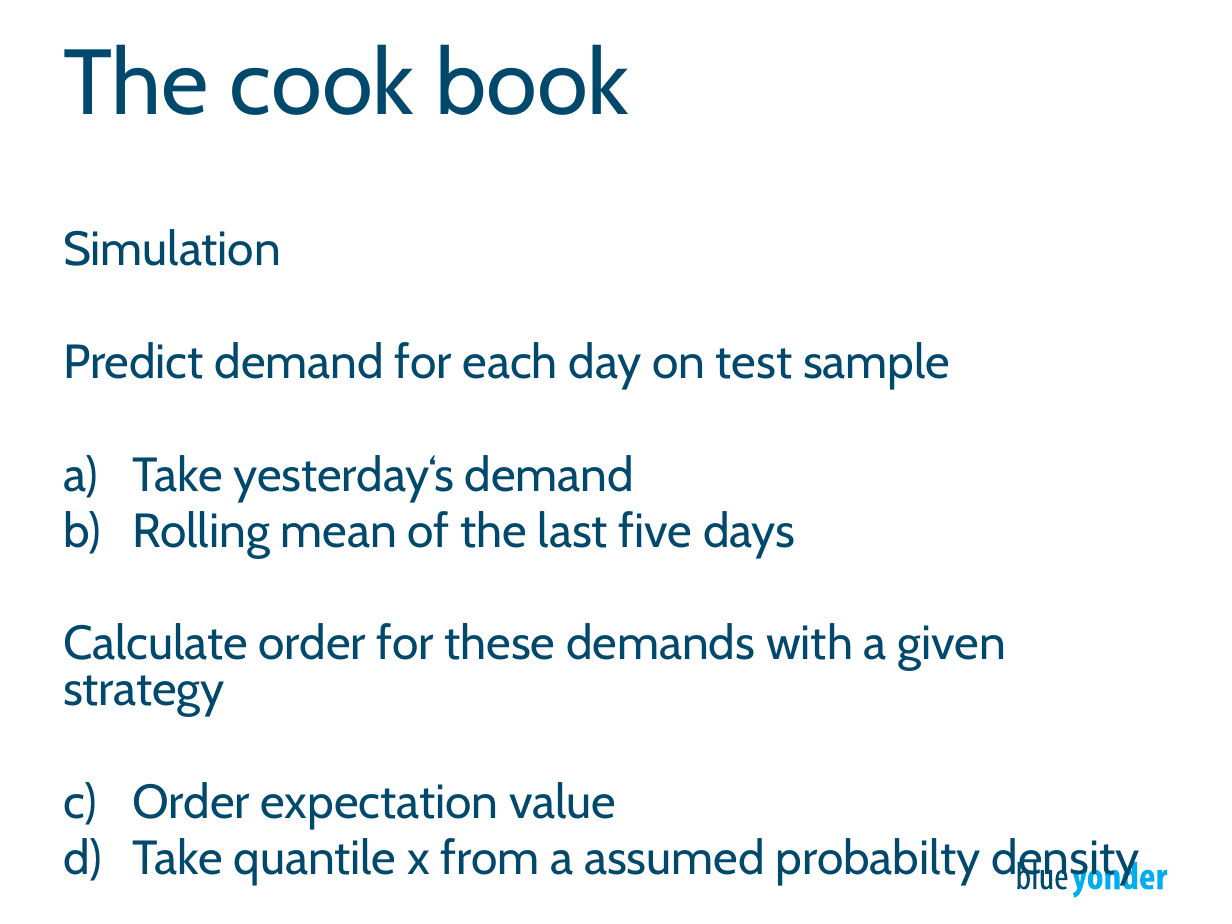
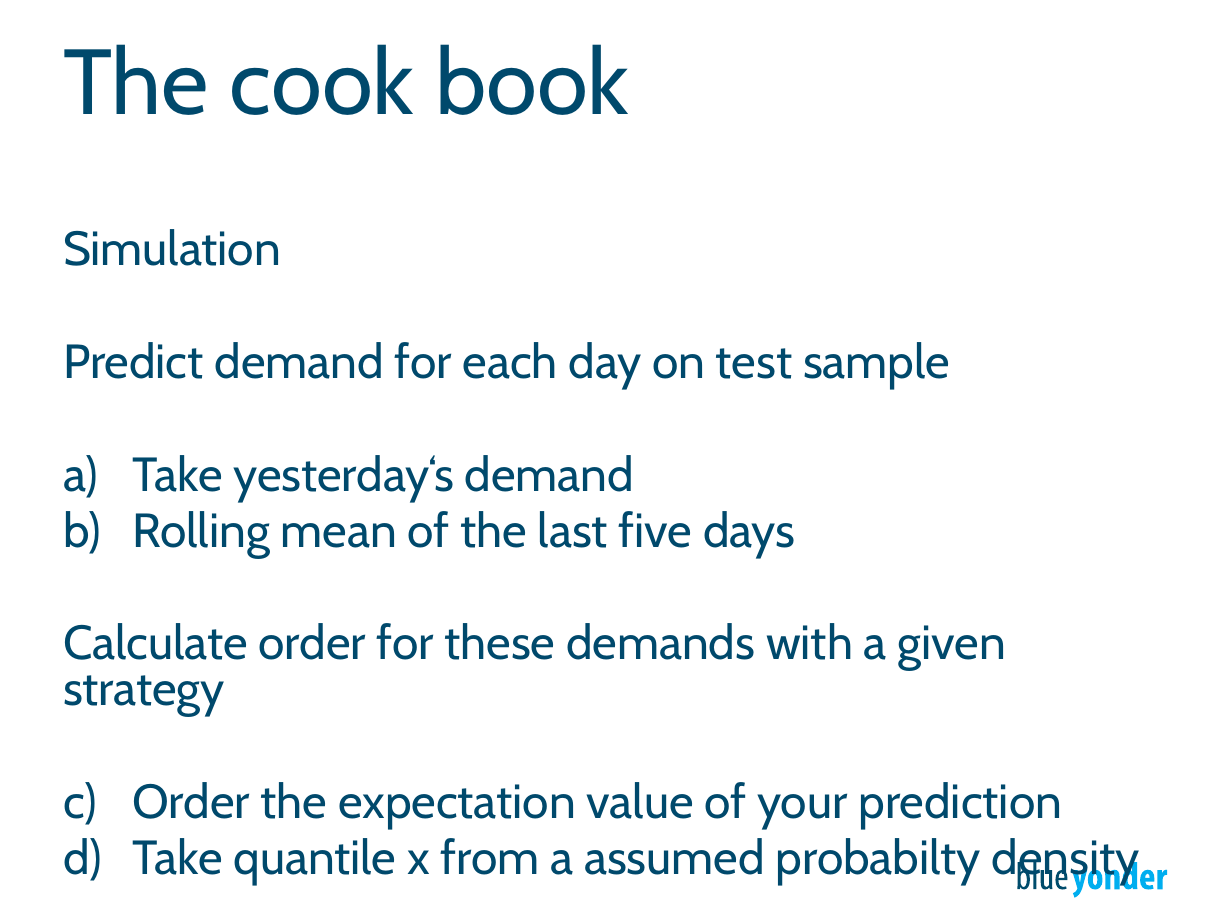
Before and after one commit to philippmack/europython2015-pmack, a slide deck: slide 12 of presentation/euro_python_pmack_2015_final_draft3.pptx. Drawn at 1232x924 pixels with LibreOffice and Linux fonts; fonts in the diff are those of the drawing. Boxes give left, top, right and bottom in pixels: in the first picture for what was removed or moved away, otherwise in the second. Text is boxed around its words. In the diff, an @@ line names an element or a change of style, - is before the commit and + after.

```diff
--- a/presentation/euro_python_pmack_2015_final_draft3.pptx
+++ b/presentation/euro_python_pmack_2015_final_draft3.pptx
@@ text at <box>132,782,1062,829</box>: text changed @@
-a) Order expectation value
+a) Order the expectation value of your prediction
```
Also in this commit, not shown: 5 other slides changed, 1 other file.
